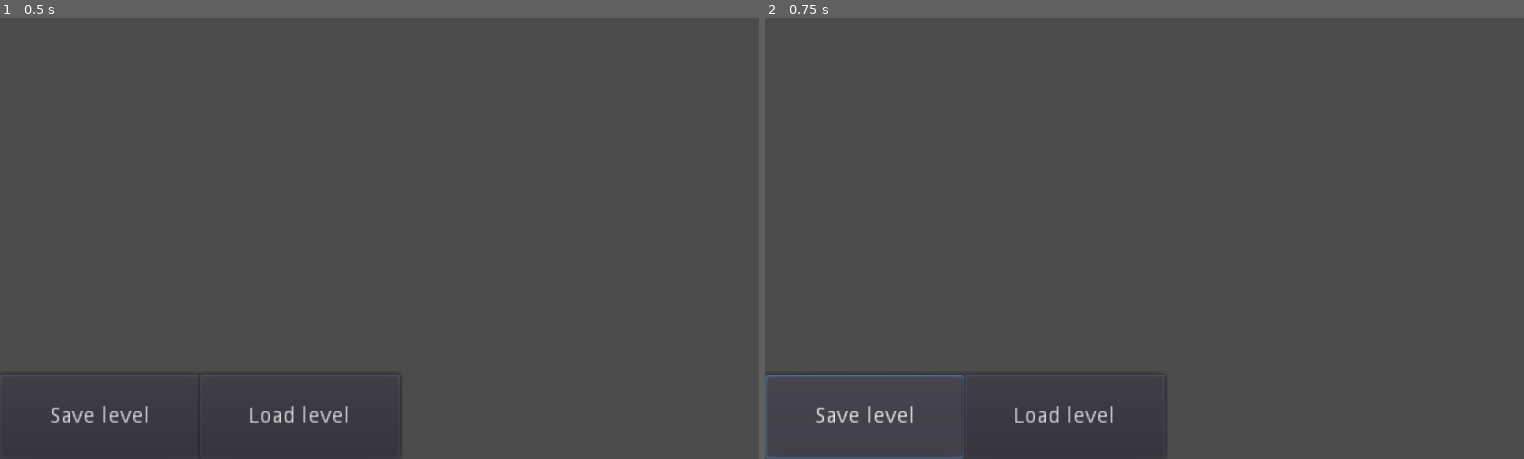
Above: before the commit, frames 1-2 (left to right).
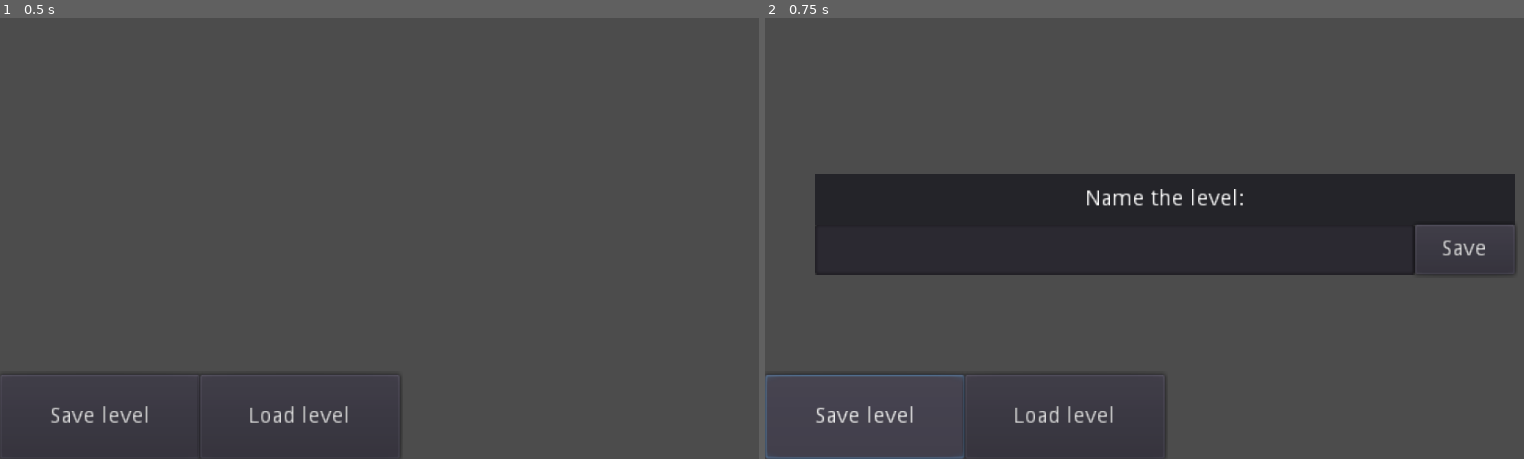
Above: after the commit, the same moments.

Repository: TaeKwonZeus/flow-godot
Game: Godot game, scene res://scenes/Main.tscn
The game is run twice, just before and just after one commit, with the same random seed, the same clock (stepped at 60 frames per second) and the same inputs.
Inputs:
- Up to frame 1 (0.5 s): no input
- Up to frame 2 (0.75 s): click "Save level" at 0.5 s

Frame 1 is identical in both runs. In frame 2, 20% of the frame differs, in the area x 6-99%, y 35-59%.

Commit message:
added saving

Diff:
--- a/main/scenes/Main.tscn
+++ b/main/scenes/Main.tscn
@@ -1,7 +1,8 @@
-[gd_scene load_steps=3 format=2]
+[gd_scene load_steps=4 format=2]
 
 [ext_resource path="res://scripts/grid/game_grid.gd" type="Script" id=1]
-[ext_resource path="res://scripts/ui/load_list_loader.gd" type="Script" id=2]
+[ext_resource path="res://scripts/ui/loader.gd" type="Script" id=2]
+[ext_resource path="res://scripts/ui/saver.gd" type="Script" id=3]
 
 [node name="Main" type="Node2D"]
 
@@ -40,18 +41,86 @@
 "_edit_use_anchors_": false
 }
 
-[node name="LoadList" type="ItemList" parent="UI"]
+[node name="Loader" type="Control" parent="UI"]
 visible = false
-margin_left = -224.0
-margin_top = -128.0
-margin_right = 224.0
-margin_bottom = 128.0
+margin_right = 40.0
+margin_bottom = 40.0
 script = ExtResource( 2 )
 __meta__ = {
 "_edit_use_anchors_": false
 }
-[connection signal="load_requested" from="GameGrid" to="UI/LoadList" method="load_items"]
-[connection signal="pressed" from="UI/Save" to="GameGrid" method="export_to_json"]
-[connection signal="pressed" from="UI/Load" to="GameGrid" method="load_from_json"]
-[connection signal="item_selected" from="UI/LoadList" to="UI/LoadList" method="on_load"]
-[connection signal="on_load" from="UI/LoadList" to="GameGrid" method="on_load_from_json"]
+
+[node name="ItemList" type="ItemList" parent="UI/Loader"]
+margin_left = -224.0
+margin_top = -96.0
+margin_right = 224.0
+margin_bottom = 128.0
+__meta__ = {
+"_edit_use_anchors_": false
+}
+
+[node name="Panel" type="Panel" parent="UI/Loader"]
+margin_left = -224.0
+margin_top = -128.0
+margin_right = 224.0
+margin_bottom = -96.0
+__meta__ = {
+"_edit_use_anchors_": false
+}
+
+[node name="Label" type="Label" parent="UI/Loader/Panel"]
+margin_right = 448.0
+margin_bottom = 32.0
+text = "Select a level to load:"
+align = 1
+valign = 1
+
+[node name="Saver" type="Control" parent="UI"]
+visible = false
+margin_right = 40.0
+margin_bottom = 40.0
+script = ExtResource( 3 )
+__meta__ = {
+"_edit_use_anchors_": false
+}
+
+[node name="Panel" type="Panel" parent="UI/Saver"]
+margin_left = -224.0
+margin_top = -32.0
+margin_right = 224.0
+__meta__ = {
+"_edit_use_anchors_": false
+}
+
+[node name="Label" type="Label" parent="UI/Saver/Panel"]
+margin_right = 448.0
+margin_bottom = 32.0
+text = "Name the level:"
+align = 1
+valign = 1
+__meta__ = {
+"_edit_use_anchors_": false
+}
+
+[node name="LineEdit" type="LineEdit" parent="UI/Saver"]
+margin_left = -224.0
+margin_right = 160.0
+margin_bottom = 32.0
+__meta__ = {
+"_edit_use_anchors_": false
+}
+
+[node name="SaveButton" type="Button" parent="UI/Saver"]
+margin_left = 160.0
+margin_right = 224.0
+margin_bottom = 32.0
+text = "Save"
+__meta__ = {
+"_edit_use_anchors_": false
+}
+[connection signal="pressed" from="UI/Save" to="UI/Saver" method="_on_save_requested"]
+[connection signal="pressed" from="UI/Load" to="UI/Loader" method="_load_items"]
+[connection signal="loaded" from="UI/Loader" to="GameGrid" method="_on_load_from_json"]
+[connection signal="item_selected" from="UI/Loader/ItemList" to="UI/Loader" method="_on_load"]
+[connection signal="saved" from="UI/Saver" to="GameGrid" method="_export_to_json"]
+[connection signal="pressed" from="UI/Saver/SaveButton" to="UI/Saver" method="_on_saved"]
--- a/main/scripts/grid/game_grid.gd
+++ b/main/scripts/grid/game_grid.gd
@@ -1,8 +1,6 @@
 class_name GameGrid
 extends Node2D
 
-
-signal load_requested(path)
 
 const TYPE_MATCH = {
 	"Player": preload("res://nodes/blocks/objects/Player.tscn"),
@@ -17,7 +15,6 @@
 }
 
 export var path = "res://levels/"
-export var level_name = "level_1"
 var leaks = 0
 var _blocks = {}
 onready var ui = get_parent().get_node("UI")
@@ -61,7 +58,7 @@
 			set_pos(block, local_pos)
 
 
-func export_to_json():
+func _export_to_json(level_name):
 	var file_path = path + level_name + ".json"
 	var file = File.new()
 	file.open(file_path, File.WRITE)
@@ -75,17 +72,12 @@
 		child.queue_free()
 
 
-func load_from_json():
-	emit_signal("load_requested", path)
-
-
-func on_load_from_json(filename):
-	var actual_path = path + filename + ".json"
+func _on_load_from_json(file_path):
 	_delete_children()
 	_blocks.clear()
 
 	var file = File.new()
-	file.open(actual_path, File.READ)
+	file.open(file_path, File.READ)
 	var content = parse_json(file.get_as_text())
 
 	for data in content:
--- a/main/scripts/ui/load_list_loader.gd
+++ /dev/null
@@ -1,31 +0,0 @@
-extends ItemList
-
-
-signal on_load(file_name)
-export var extension = ".json"
-
-
-func load_items(path):
-	show()
-	var dir = Directory.new()
-
-	if dir.open(path) == OK:
-		dir.list_dir_begin()
-		var file_name = dir.get_next()
-		while not file_name == "":
-			if not dir.current_is_dir() and file_name.ends_with(extension):
-				var display_name = file_name
-				add_item(display_name.trim_suffix(extension))
-			file_name = dir.get_next()
-	else:
-		print("An error occurred when trying to access the path.")
-
-
-func on_load(index):
-	var file_name = get_item_text(index)
-	emit_signal("on_load", file_name)
-
-	for i in range(get_item_count()):
-		remove_item(i)
-
-	hide()
--- /dev/null
+++ b/main/scripts/ui/loader.gd
@@ -0,0 +1,37 @@
+extends Control
+
+
+signal loaded(file_name)
+export var levels_folder = "res://levels/"
+export var extension = ".json"
+
+
+func _load_items():
+	show()
+
+	for i in range($ItemList.get_item_count()):
+		$ItemList.remove_item(i)
+
+	var dir = Directory.new()
+
+	if dir.open(levels_folder) == OK:
+		dir.list_dir_begin()
+		var file_name = dir.get_next()
+		while not file_name == "":
+			if not dir.current_is_dir() and file_name.ends_with(extension):
+				var display_name = file_name
+				$ItemList.add_item(display_name.trim_suffix(extension))
+			file_name = dir.get_next()
+	else:
+		print("An error occurred when trying to access the path.")
+
+
+func _on_load(index):
+	var file_name = $ItemList.get_item_text(index)
+	var file_path = levels_folder + file_name + extension
+	emit_signal("loaded", file_path)
+
+	for i in range($ItemList.get_item_count()):
+		$ItemList.remove_item(i)
+
+	hide()
--- /dev/null
+++ b/main/scripts/ui/saver.gd
@@ -0,0 +1,13 @@
+extends Control
+
+
+signal saved(level_name)
+
+
+func _on_save_requested():
+	show()
+
+
+func _on_saved():
+	emit_signal("saved", $LineEdit.text)
+	hide()
